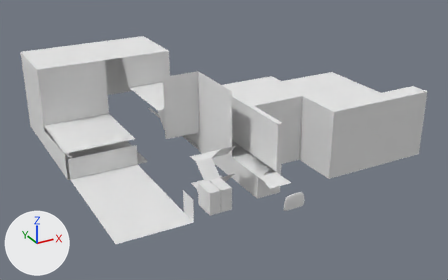
Before and after pictures for a commit that changed the Blender file Modelos/ICMCS.blend.
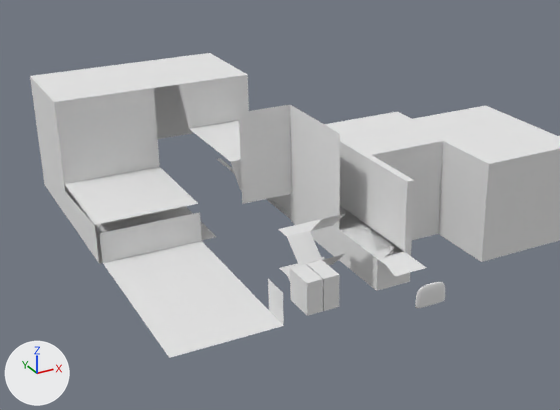
The first picture shows the older version from a camera (50 mm lens) standing at (-23.3, -38.4, 27.8) and looking at (5.1, 13.3, 1.9). The close-ups show both versions on the part from 0% to 85% of the width and 0% to 100% of the height of that picture; other places that the commit changed are outside them. Lighting does not change. The marker at lower left points along +X, +Y and +Z. The same objects are shown in both versions, whatever each file hides.
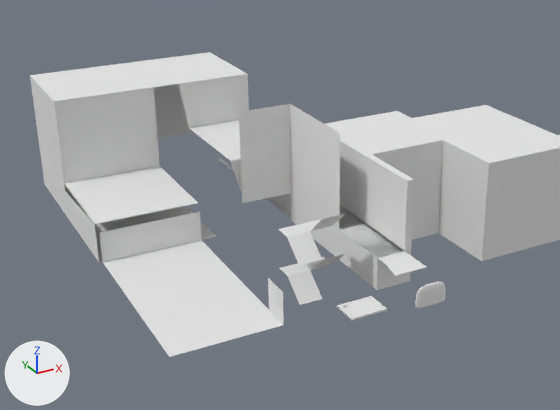
What changed in the scene script:
```text
Change ob_bloco4:
    ob_bloco4.location: (0.0, 0.0, 3.5) -> (0.0, 0.0, 3.55)
Change ob_cube_012:
    ob_cube_012.location: (-2.71, 0.59, 3.5) -> (0.0, 0.0, 1.75)
    ob_cube_012.scale: (1.0, 1.0, 1.0) -> (1.15, 0.85, 0.05)
```

Where the change shows, as pixel boxes (x1, y1, x2, y2) in the close-ups (560 x 410 px):
'Bloco4', moved: before (30, 53, 560, 358); after (30, 52, 560, 357)
'Cube.012', moved, rescaled (56% shorter): before (290, 260, 340, 316); after (337, 296, 387, 320)
